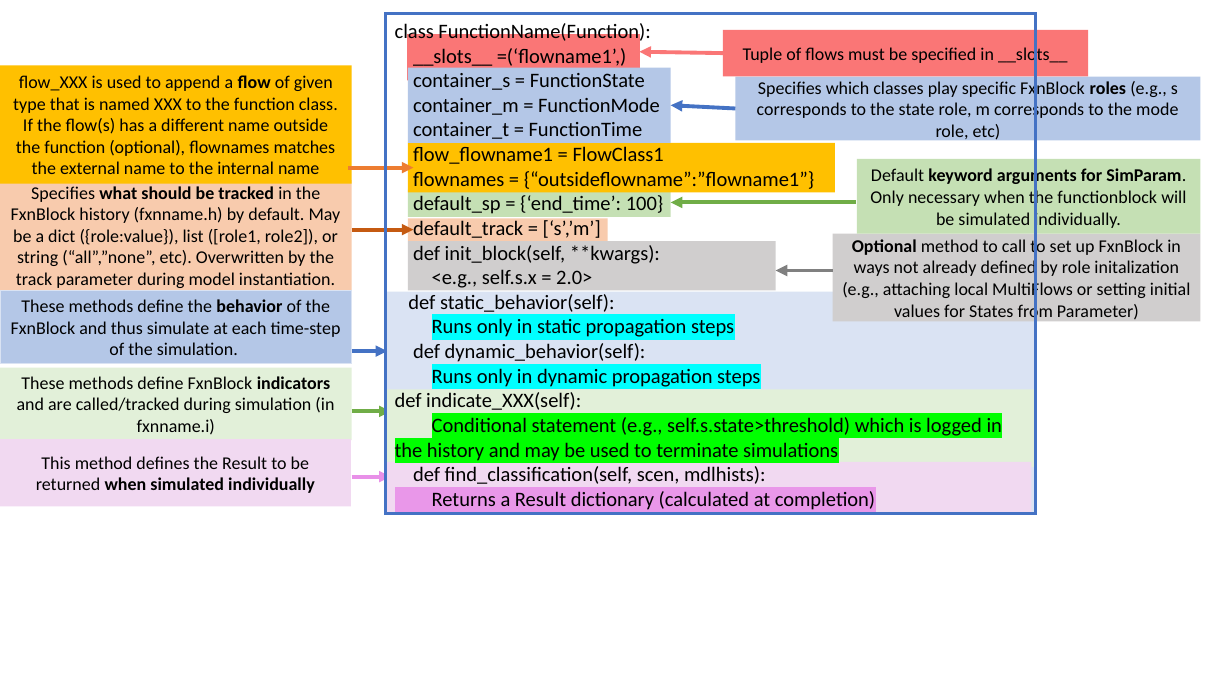
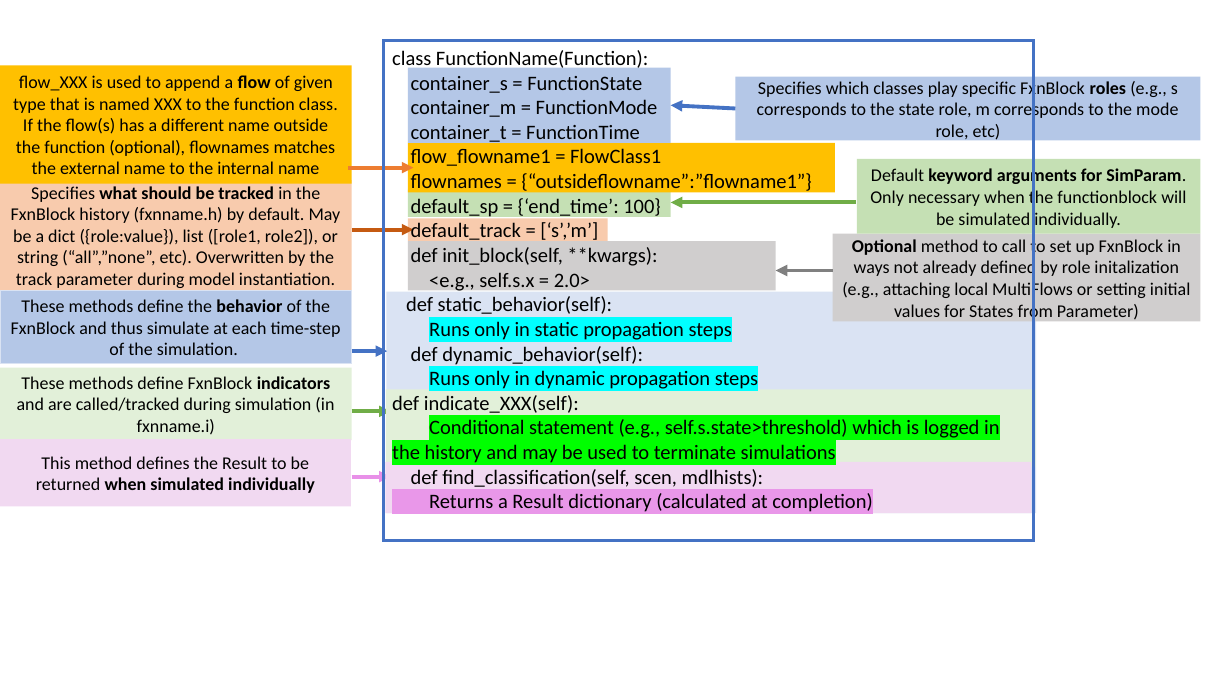
Before and after one commit to nasa/fmdtools, a slide deck: slide 14 of docs-source/figures/powerpoint/powerpoint_figures.pptx. Drawn at 1232x693 pixels with LibreOffice and Linux fonts; fonts in the diff are those of the drawing. Boxes give left, top, right and bottom in pixels: in the first picture for what was removed or moved away, otherwise in the second. Text is boxed around its words. In the diff, an @@ line names an element or a change of style, - is before the commit and + after.

```diff
--- a/docs-source/figures/powerpoint/powerpoint_figures.pptx
+++ b/docs-source/figures/powerpoint/powerpoint_figures.pptx
@@ rectangle "class FunctionName(Function):": place and size @@
-rectangle "class FunctionName(Function):" at [385, 14, 1036, 514]
+rectangle "class FunctionName(Function):" at [384, 41, 1034, 541]
@@ rectangle removed at [408, 34, 640, 80] @@
@@ text in rectangle at [413, 48, 627, 69]: paragraph removed @@
-__slots__ =(‘flowname1’,)
@@ arrow removed from (723, 54) to (640, 52) @@
@@ rectangle removed at [723, 30, 1088, 76] @@
-Tuple of flows must be specified in __slots__
```
Also in this commit, not shown: 6 other slides changed, 4 other files.
